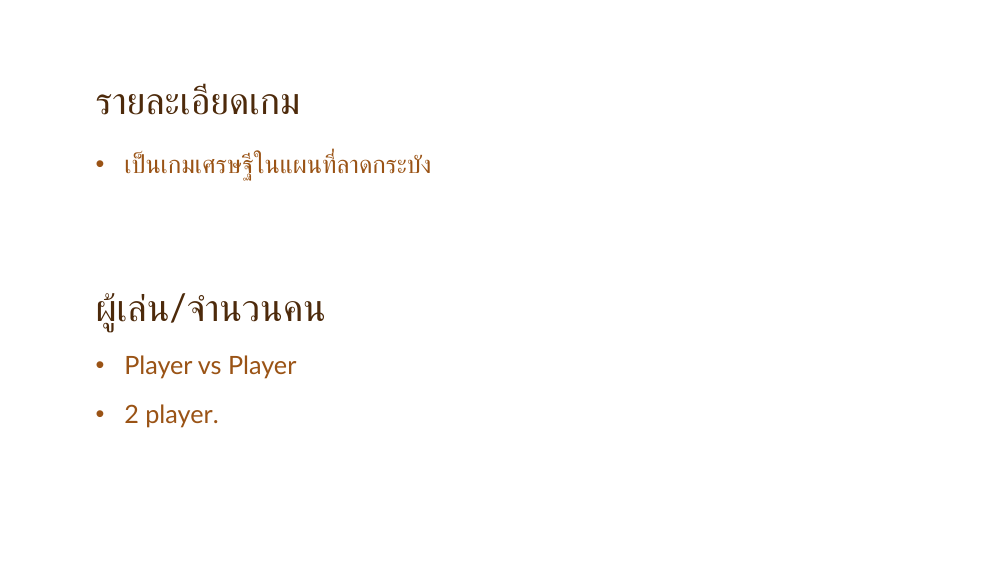
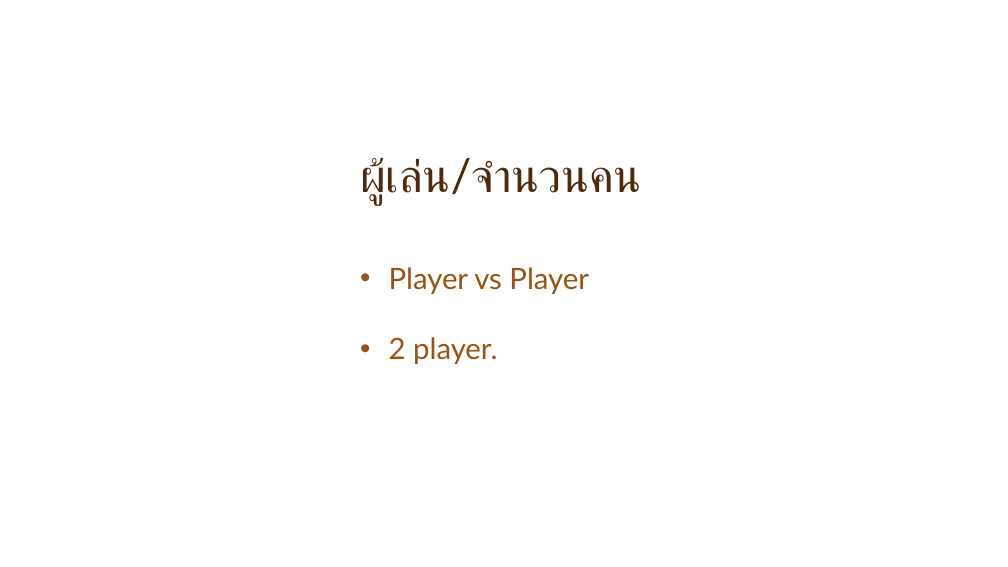
Before and after one commit to bdintu/Millionaire-Ladgabang, a slide deck: slide 3 of Doc/Presentation1.pptx (slide 2 before the commit). Drawn at 1008x567 pixels with LibreOffice and Linux fonts; fonts in the diff are those of the drawing; background and template pictures are left out. Boxes give left, top, right and bottom in pixels: in the first picture for what was removed or moved away, otherwise in the second. Text is boxed around its words. In the diff, an @@ line names an element or a change of style, - is before the commit and + after.

Commit message:
update ppt

```diff
--- a/Doc/Presentation1.pptx
+++ b/Doc/Presentation1.pptx
@@ title removed at (96, 84, 301, 115) @@
-รายละเอียดเกม
@@ title "ผู้เล่น/จำนวนคน": place and size @@
-title "ผู้เล่น/จำนวนคน" at (96, 293, 326, 332)
+title "ผู้เล่น/จำนวนคน" at (360, 158, 642, 206)
@@ title "ผู้เล่น/จำนวนคน" at (360, 158, 642, 206): size 36 to 44 pt @@
@@ text removed at (124, 154, 431, 180) @@
-• เป็นเกมเศรษฐีในแผนที่ลาดกระบัง
@@ text "Player vs Player": place and size @@
-text "Player vs Player" at (124, 355, 296, 428)
+text "Player vs Player" at (389, 267, 589, 364)
@@ text "Player vs Player" at (389, 267, 589, 364): size 24 to 28 pt; less space between paragraphs @@
```
Also in this commit, not shown: 2 other slides changed, 3 slides added, 10 slides removed, 2 other files.
